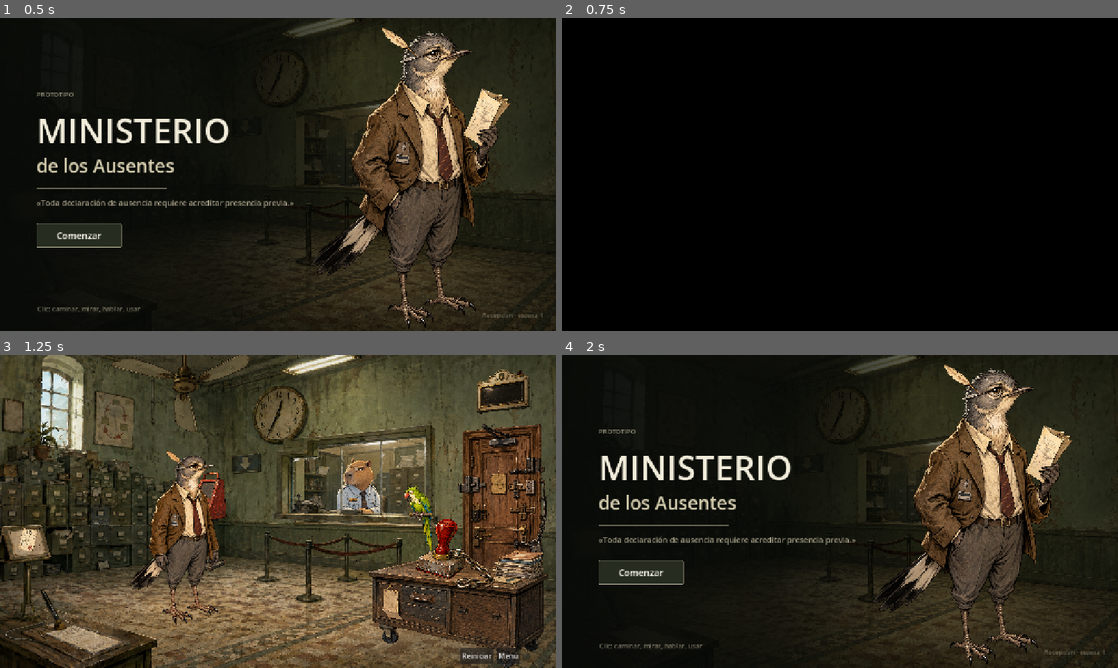
Above: before the commit, frames 1-4 (two rows, left to right).
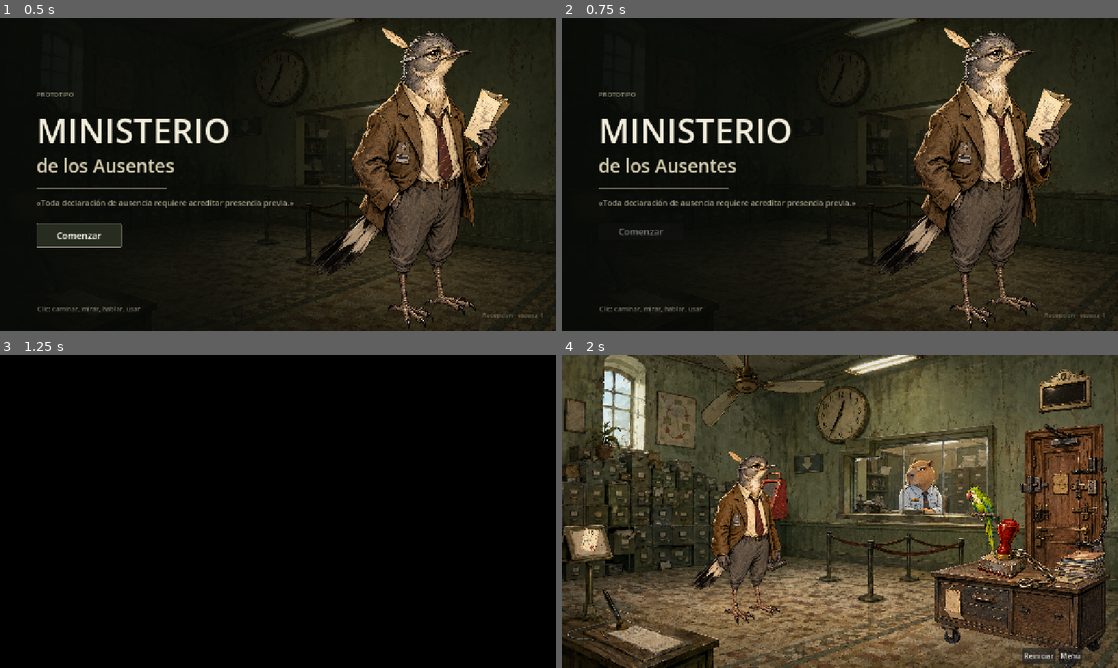
Above: after the commit, the same moments.

Repository: jotaemeefe/nicanor_game
Game: Godot game, scene res://scenes/main_menu/main_menu.tscn
The game is run twice, just before and just after one commit, with the same random seed, the same clock (stepped at 60 frames per second) and the same inputs. Video files are missing from this copy of the repository; at most half a second of black plays in their place.
Inputs (mouse positions are in pixels of both pictures, inside the frame that each line leads up to):
- Up to frame 1 (0.5 s): no input
- Up to frame 2 (0.75 s): click "Comenzar" at 0.5 s
- Up to frame 3 (1.25 s): no input
- Up to frame 4 (2 s): click (1067, 655) at 1.25 s, where only the run before the commit has a clickable "Menú"

Frame 1 is identical in both runs. In frame 2, 49% of the frame differs, in the area x 6-100%, y 0-100%; in frame 3, 95%, in the area x 0-100%, y 0-100%; in frame 4, 86%.

Commit message:
Loop the menu music and the room tone, and fade each one out on its cue
Both tracks the user supplied now play: fondo_menu.mp3 on the title screen
until Comenzar, fondo_escena1.mp3 in reception until the door opens.

The loop is an import setting (loop=true in the .import), not a finished-signal
reconnect, which would leave an audible gap every time around. That flag is
invisible in the scene view and fails in the quietest possible way — the track
just stops minutes in — so puzzle_flow_test asserts it on the resource itself.

Both cuts are fades, not stops. The menu's is 0.35s because the intro video
that follows carries its own audio and a hard cut reads as a click; the
Comenzar button is disabled for that window so a second press cannot queue a
second scene change. The room tone's is 1.4s and lands under the ending.

The room tone is derived from the state like every other prop rather than
stopped by hand inside _play_ending, so Reiniciar brings it back for free. Its
mix level is read off the node in _ready instead of being repeated as a
constant in the script.

Two tests went intermittent, and both were fragile tests rather than fragile
code. _check_dialogue_click_routing assumed the typewriter was still revealing
after an awaited frame — loading 10 MB of mp3 in the test ahead of it made that
frame's delta big enough to finish the line on its own; it now clicks in the
same frame, with no await, which is also closer to what it means to test. And
the right-click check was waiting for a dialogue box that only appears after
Nicanor walks; it now asserts synchronously that the interaction started and
leaves the content to _resolve_hotspot. Confirmed with four identical runs.

Four headless tests green (178/8/64/17).

Co-Authored-By: Claude Opus 5 <noreply@anthropic.com>

Diff:
--- a/game/scenes/main_menu/main_menu.tscn
+++ b/game/scenes/main_menu/main_menu.tscn
@@ -1,8 +1,9 @@
-[gd_scene load_steps=9 format=3]
+[gd_scene load_steps=10 format=3]
 
 [ext_resource type="Script" path="res://scripts/main_menu.gd" id="1_menu"]
 [ext_resource type="Texture2D" path="res://assets/characters/nicanor/portrait.png" id="2_portrait"]
 [ext_resource type="Texture2D" path="res://assets/backgrounds/scene_background_counterless.png" id="3_bg"]
+[ext_resource type="AudioStream" path="res://assets/sounds/fondo_menu.mp3" id="4_musica"]
 
 [sub_resource type="Gradient" id="Gradient_scrim"]
 offsets = PackedFloat32Array(0, 0.55, 1)
@@ -207,3 +208,8 @@
 theme_override_font_sizes/font_size = 14
 text = "Recepción · escena 1"
 horizontal_alignment = 2
+
+[node name="Musica" type="AudioStreamPlayer" parent="."]
+stream = ExtResource("4_musica")
+autoplay = true
+volume_db = -6.0
--- a/game/scenes/office/oficina_recepcion.tscn
+++ b/game/scenes/office/oficina_recepcion.tscn
@@ -1,7 +1,8 @@
-[gd_scene load_steps=18 format=3]
+[gd_scene load_steps=19 format=3]
 
 [ext_resource type="Script" path="res://scripts/office_scene_controller.gd" id="1_controller"]
 [ext_resource type="Script" path="res://scripts/nicanor_controller.gd" id="2_nicanor"]
+[ext_resource type="AudioStream" path="res://assets/sounds/fondo_escena1.mp3" id="3_ambiente"]
 [ext_resource type="SpriteFrames" path="res://assets/characters/nicanor/nicanor_frames.tres" id="3_nicanorframes"]
 [ext_resource type="Texture2D" path="res://assets/backgrounds/scene_background_counterless.png" id="4_bg"]
 [ext_resource type="PackedScene" path="res://scenes/hotspot.tscn" id="5_hotspot"]
@@ -79,7 +80,8 @@
 [node name="Audio" type="Node" parent="."]
 
 [node name="Ambiente" type="AudioStreamPlayer" parent="Audio"]
-autoplay = false
+stream = ExtResource("3_ambiente")
+autoplay = true
 volume_db = -8.0
 
 [node name="MaquinaSfx" type="AudioStreamPlayer" parent="Audio"]
--- a/game/scripts/main_menu.gd
+++ b/game/scripts/main_menu.gd
@@ -1,10 +1,26 @@
 extends Control
 
+## Title screen. The background music loops (the loop is set on the mp3 import,
+## not faked here) until the player commits, and is faded rather than cut: the
+## intro video that follows carries its own audio, and a hard stop into it is
+## audible as a click.
+
+const FADE_SECONDS := 0.35
+const FADE_TO_DB := -40.0
+
 @onready var _start_button: Button = %Comenzar
+@onready var _musica: AudioStreamPlayer = $Musica
 
 func _ready() -> void:
 	_start_button.pressed.connect(_on_start_pressed)
 	_start_button.grab_focus()
 
 func _on_start_pressed() -> void:
+	# The scene stays alive for the length of the fade, so the button has to
+	# stop answering or a second click queues a second scene change.
+	_start_button.disabled = true
+	if _musica and _musica.playing:
+		var tween := create_tween()
+		tween.tween_property(_musica, "volume_db", FADE_TO_DB, FADE_SECONDS)
+		await tween.finished
 	get_tree().change_scene_to_file("res://scenes/intro/intro.tscn")
--- a/game/scripts/office_scene_controller.gd
+++ b/game/scripts/office_scene_controller.gd
@@ -42,6 +42,7 @@
 ## hangs on recedes, so it needs a projective warp rather than a transform.
 @onready var _cartel_estado_sprite: Polygon2D = get_node_or_null("CartelEstado")
 @onready var _hotspots: Node2D = $World/Hotspots
+@onready var _ambiente: AudioStreamPlayer = get_node_or_null("Audio/Ambiente")
 @onready var _hover_label: Label = $UI/HoverLabel
 @onready var _dialogue_box: DialogueBox = $UI/DialogueBox
 @onready var _end_panel: Control = $UI/EndPanel
@@ -71,12 +72,23 @@
 ## Name of the GameState.State whose parrot remate is owed, or "" for none.
 var _pending_parrot_state: String = ""
 
+## Room tone. The mix level is read off the node in _ready instead of being
+## repeated here — a second copy of a number the scene already owns is how the
+## sprite-scale bug happened.
+const AMBIENCE_FADE_SECONDS := 1.4
+const AMBIENCE_FADE_TO_DB := -40.0
+var _ambience_volume_db: float = 0.0
+var _ambience_tween: Tween = null
+
 func _ready() -> void:
 	_recepcionista_data = DialogueManager.load_json(RECEPCIONISTA_DIALOGUE_PATH)
 	_loro_data = DialogueManager.load_json(LORO_DIALOGUE_PATH)
 	_final_data = DialogueManager.load_json(FINAL_DIALOGUE_PATH)
 	_machine_data = DialogueManager.load_json(MAQUINA_HOTSPOT_DATA_PATH)
 	_formulario_data = DialogueManager.load_json(FORMULARIO_HOTSPOT_DATA_PATH)
+
+	if _ambiente:
+		_ambience_volume_db = _ambiente.volume_db
 
 	_hover_label.hide()
 	_dialogue_box.hide()
@@ -125,6 +137,7 @@
 # --- State-driven prop visuals (independent of any dialogue being shown) ---
 
 func _sync_state_visuals() -> void:
+	_sync_ambience()
 	_sync_formulario(GameState.is_at_least(GameState.State.DECLARACION_OBTENIDA))
 	if _machine_sprite:
 		_machine_sprite.texture = _machine_texture_for_state(GameState.current)
@@ -132,6 +145,31 @@
 		_door_sprite.texture = _door_texture_for_state(GameState.current)
 	if _cartel_estado_sprite:
 		_cartel_estado_sprite.texture = _cartel_estado_texture_for_state(GameState.current)
+
+## The room tone loops (the loop lives on the mp3 import) for as long as Nicanor
+## is still in the room, and fades out when the door opens — ESCENA_TERMINADA.
+## Derived from the state like every other prop rather than stopped by hand at
+## the ending, so Reiniciar brings it back for free: the restart puts GameState
+## at INICIO and this runs again from the state.
+func _sync_ambience() -> void:
+	if not _ambiente or _ambiente.stream == null:
+		return
+	if GameState.current != GameState.State.ESCENA_TERMINADA:
+		if _ambience_tween and _ambience_tween.is_valid():
+			_ambience_tween.kill()
+		_ambience_tween = null
+		# Back to the level configured on the node, in case a fade left it low.
+		_ambiente.volume_db = _ambience_volume_db
+		if not _ambiente.playing:
+			_ambiente.play()
+		return
+	if not _ambiente.playing:
+		return
+	if _ambience_tween and _ambience_tween.is_valid():
+		return
+	_ambience_tween = create_tween()
+	_ambience_tween.tween_property(_ambiente, "volume_db", AMBIENCE_FADE_TO_DB, AMBIENCE_FADE_SECONDS)
+	_ambience_tween.tween_callback(_ambiente.stop)
 
 ## Once Nicanor fills the form in he takes it with him, so it leaves the desk.
 ## Hiding the sprite is not enough: an Area2D keeps being picked while invisible,
--- a/game/tests/puzzle_flow_test.gd
+++ b/game/tests/puzzle_flow_test.gd
@@ -26,6 +26,7 @@
 	_check_parrot_remates()
 	await _check_formulario_sequence()
 	await _check_single_verb()
+	await _check_audio()
 	await _check_parrot_speaks_after_a_beat()
 	await _check_restart_resets_state()
 	await _check_formulario_disappears()
@@ -59,9 +60,15 @@
 	var box: DialogueBox = office.get_node("UI/DialogueBox")
 	var loro: Hotspot = office.get_node("World/Hotspots/LoroAnchor/Loro")
 
+	# No await before the first click on purpose. show_line() sets the box up
+	# synchronously, and yielding a frame here lets _process finish the
+	# typewriter on its own whenever the previous frame ran long — which made
+	# this check fail the moment a test that loads a 10 MB mp3 was added ahead
+	# of it. Clicking in the same frame is both deterministic and closer to
+	# what it means to test: the click must not be swallowed.
 	office._play_lines(["uno", "dos"])
-	await get_tree().process_frame
 	_expect(box.visible and box._full_text == "uno", "the first line should be on screen")
+	_expect(box._revealing, "the line should still be revealing before the first click")
 
 	# first click completes the typewriter, second one advances
 	office._on_hotspot_interacted(loro)
@@ -205,19 +212,68 @@
 	_expect(office._prop_lines(by_name["Ventilador de techo"]).size() == 1,
 		"the Ventilador should be down to its one remaining line")
 
-	# Right click has to land somewhere, not nowhere. Nicanor is parked on the
-	# approach point first so walk_to() has nothing to do and the whole thing
-	# resolves in one frame — otherwise this would be racing a real walk.
+	# Right click has to land somewhere, not nowhere. Checked synchronously:
+	# _start_interaction walks Nicanor over first and only then opens the box,
+	# so waiting for the box here would be racing a real walk across the floor
+	# — which is exactly how this check first went intermittent. Either it
+	# claimed him (_busy) or it already resolved; both mean the click was not
+	# dropped, and neither depends on how long a step takes.
 	var reloj: Hotspot = by_name["Reloj"]
 	var box: DialogueBox = office.get_node("UI/DialogueBox")
-	office._nicanor.global_position = reloj.approach_global_position()
-	await get_tree().process_frame
-
 	office._on_hotspot_observed(reloj)
-	await get_tree().process_frame
-	_expect(box.visible, "right click on a prop should still say something")
+	_expect(office._busy or box.visible,
+		"right click on a prop should start an interaction, not be ignored")
+
+	# What it ends up saying is checked past the walk, at the point where both
+	# buttons already share one code path.
+	office._resolve_hotspot(reloj)
+	_expect(box.visible, "resolving a prop should say something")
 	_expect(box._full_text == str(office._prop_lines(reloj)[0]),
-		"right click should open the prop's own first line, got '%s'" % box._full_text)
+		"a prop should open on its own first line, got '%s'" % box._full_text)
+
+	office.queue_free()
+
+## Both background tracks have to loop, and the loop is an *import* setting on
+## the mp3 (`loop=true` in the .import), not something the scene can fake. That
+## flag is invisible in the editor's scene view and would fail the quietest way
+## possible: the track simply stops a few minutes in and nobody notices during
+## a short test. Checked on the resource, plus the wiring that actually plays it.
+func _check_audio() -> void:
+	for path in ["res://assets/sounds/fondo_menu.mp3", "res://assets/sounds/fondo_escena1.mp3"]:
+		var stream: AudioStream = load(path)
+		_expect(stream != null, "%s should load" % path)
+		if stream == null:
+			continue
+		_expect(stream.get("loop") == true,
+			"%s must be imported with loop=true, or it stops mid-scene" % path)
+
+	GameState.reset()
+	var office: Node2D = load("res://scenes/office/oficina_recepcion.tscn").instantiate()
+	add_child(office)
+	await get_tree().process_frame
+
+	var ambiente: AudioStreamPlayer = office.get_node_or_null("Audio/Ambiente")
+	_expect(ambiente != null, "the office should have an Audio/Ambiente player")
+	if ambiente:
+		_expect(ambiente.stream != null, "Ambiente should have its room tone assigned")
+		_expect(ambiente.autoplay, "Ambiente should start on its own")
+		_expect(ambiente.playing, "the room tone should be running at INICIO")
+
+		# Opening the door ends the scene, and the tone fades from there. The
+		# fade is what is asserted, not silence: stop() only lands at the end
+		# of the tween, seconds after this runs.
+		GameState.set_state(GameState.State.ESCENA_TERMINADA)
+		await get_tree().process_frame
+		_expect(office._ambience_tween != null and office._ambience_tween.is_valid(),
+			"the room tone should start fading when the door opens")
+
+		# ...and Reiniciar has to bring it back, since the restart only puts the
+		# state back rather than reloading the node.
+		GameState.reset()
+		await get_tree().process_frame
+		_expect(ambiente.playing, "the room tone should come back after a reset")
+		_expect(is_equal_approx(ambiente.volume_db, office._ambience_volume_db),
+			"a reset should restore the mix level the fade was pulling down")
 
 	office.queue_free()
 
Not shown, added: game/assets/sounds/fondo_escena1.mp3.import
Not shown, added: game/assets/sounds/fondo_menu.mp3.import
Not shown, changed: STRUCTURE-TREE.txt
Not shown, changed: game/TODO_ASSETS.md
Not shown, added: game/assets/sounds/fondo_escena1.mp3
Not shown, added: game/assets/sounds/fondo_menu.mp3
Not shown, changed: production/current-scope.md
Not shown, changed: production/decisions.md
